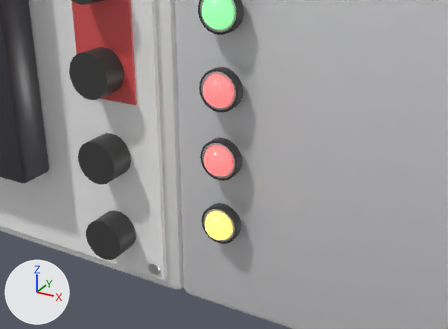
Renders of the glTF model assets/3DModels/APF/APF.glb from each side of a commit.
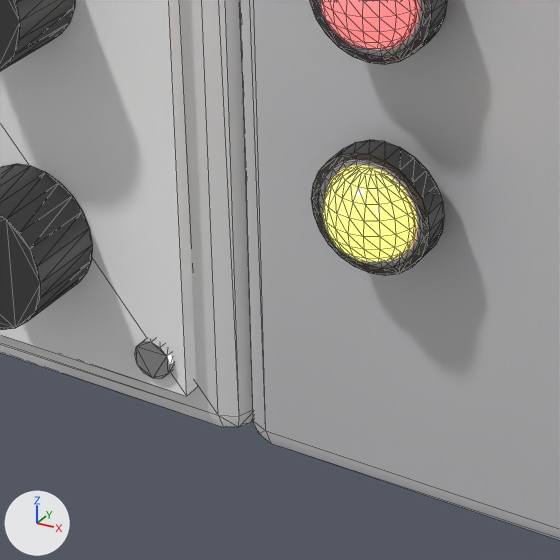
Each version is shown from a 50 mm lens placed at (0.1118, -0.2795, 0.2208), pointed at (-0.0049, -0.0674, 0.1148), then close up on the part from 24% to 62% of the width and 49% to 100% of the height. The lights are fixed; the arrows at lower left show +X, +Y and +Z. The first two pictures are the older version. The close-ups show mesh edges as thin lines. Where no turn or scale is listed for an object, it has been applied to the vertices.

Objects in the first close-up: 'BodyLeft', 'BodyRight', 'ControlPanel', 'M12_Left_4.001', 'M12_Left_5.001', 'PanelScrew_3', 'PilotBezel_3', 'PilotBezel_4', 'PilotCollar_3', 'PilotCollar_4', 'PilotLens_3', 'PilotLens_4'.
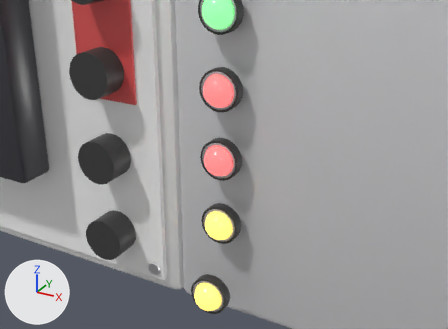
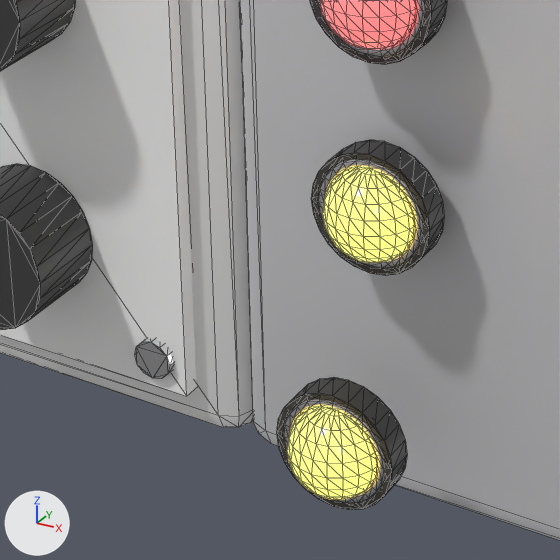
Commit message: Update `APF` GLB asset

Where the change shows, as pixel boxes [x1, y1, x2, y2] in the close-ups (560 x 560 px):
'PilotLens_5', added (yellow): after [287, 407, 377, 500]
'PilotCollar_5', added: after [277, 377, 407, 510]
'PilotBezel_5', added: after [283, 399, 385, 503]

The change, as a diff of the scene's bpy script:
```diff
--- a/assets/3DModels/APF/APF.glb.py
+++ b/assets/3DModels/APF/APF.glb.py
@@ me_sphere_006 @@
+me_sphere_006.from_pydata(...)  # 178 vertices, 352 faces; spans x -0.0065..0.0065, y -0.0065..0.0, z -0.0065..0.0065
+me_sphere_006.materials.append(mat_pilot_amber)  # yellow #ffd359, glowing yellow #ffda6c
@@ ob_pilotlens_5 @@
+ob_pilotlens_5 = bpy.data.objects.new('PilotLens_5', me_sphere_006)
+ob_pilotlens_5.location = (-0.0002, -0.089, 0.063)
@@ ob_pilotcollar_5 @@
+ob_pilotcollar_5 = bpy.data.objects.new('PilotCollar_5', me_cylinder_062.copy())  # the mesh of ob_pilotcollar_4
+ob_pilotcollar_5.location = (-0.0002, -0.088, 0.063)
@@ ob_pilotbezel_5 @@
+ob_pilotbezel_5 = bpy.data.objects.new('PilotBezel_5', me_torus_004.copy())  # the mesh of ob_pilotbezel_4
+ob_pilotbezel_5.location = (-0.0002, -0.089, 0.063)
```
